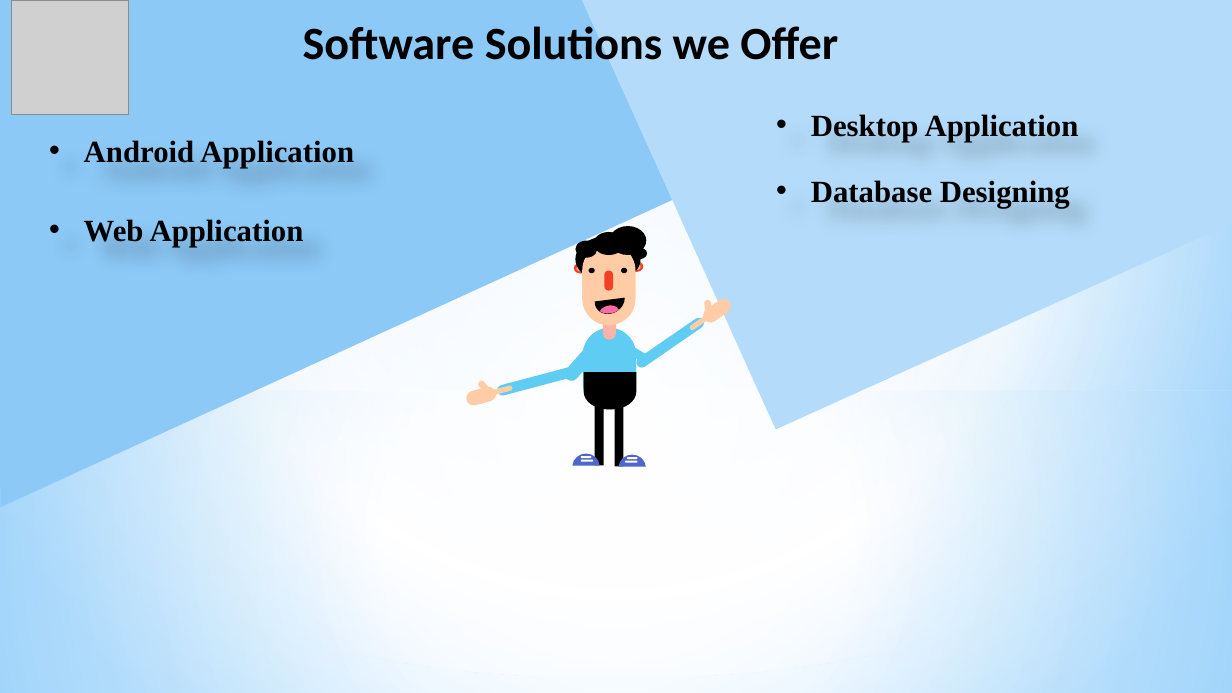
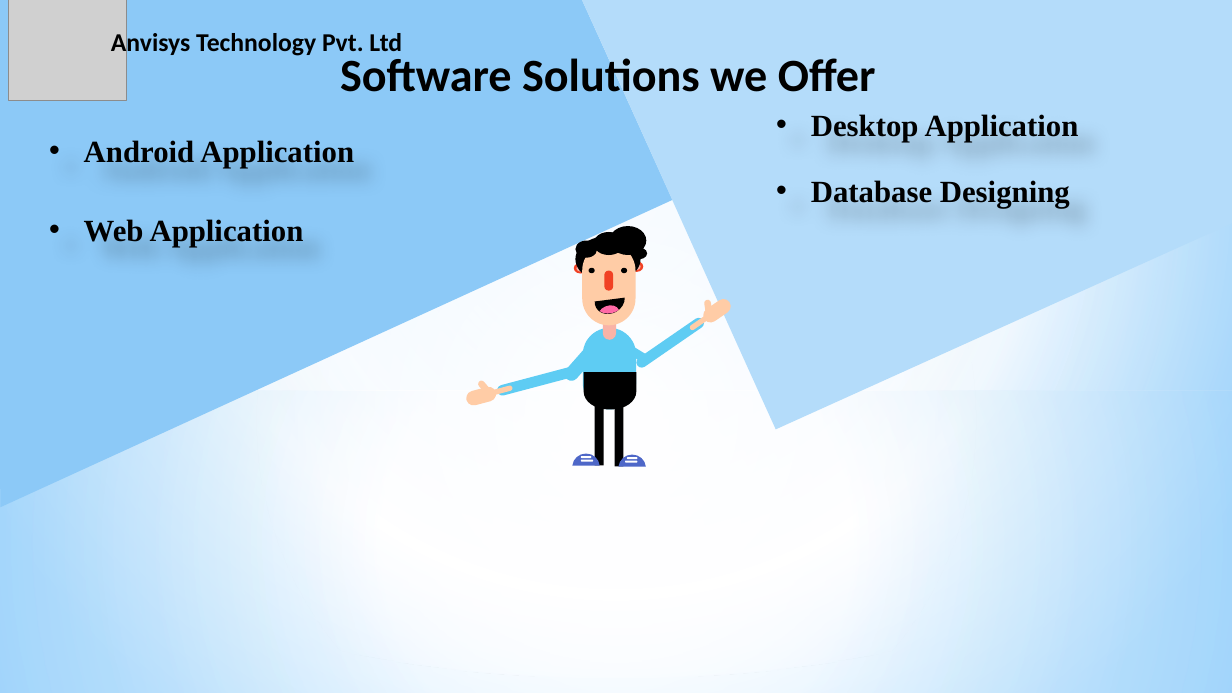
Before and after one commit to Anvisys/Documents, a slide deck: slide 20 of Anvisys technology presentation.pptx (slide 21 before the commit). Drawn at 1232x693 pixels with LibreOffice and Linux fonts; fonts in the diff are those of the drawing; grey boxes stand for pictures. Boxes give left, top, right and bottom in pixels: in the first picture for what was removed or moved away, otherwise in the second. Text is boxed around its words. In the diff, an @@ line names an element or a change of style, - is before the commit and + after.

```diff
--- a/Anvisys technology presentation.pptx
+++ b/Anvisys technology presentation.pptx
@@ picture: place and size @@
-picture at box(11, 0, 128, 114)
+picture at box(8, 0, 126, 100)
@@ text added at box(111, 30, 402, 57), 20 pt, text #000000, bold @@
+Anvisys Technology Pvt. Ltd
@@ text "Software Solutions we Offer": place and size @@
-text "Software Solutions we Offer" at box(303, 20, 838, 70)
+text "Software Solutions we Offer" at box(340, 53, 876, 103)
```
Also in this commit, not shown: 21 other slides changed, 16 slides added, 1 slide removed, 2 other files.
